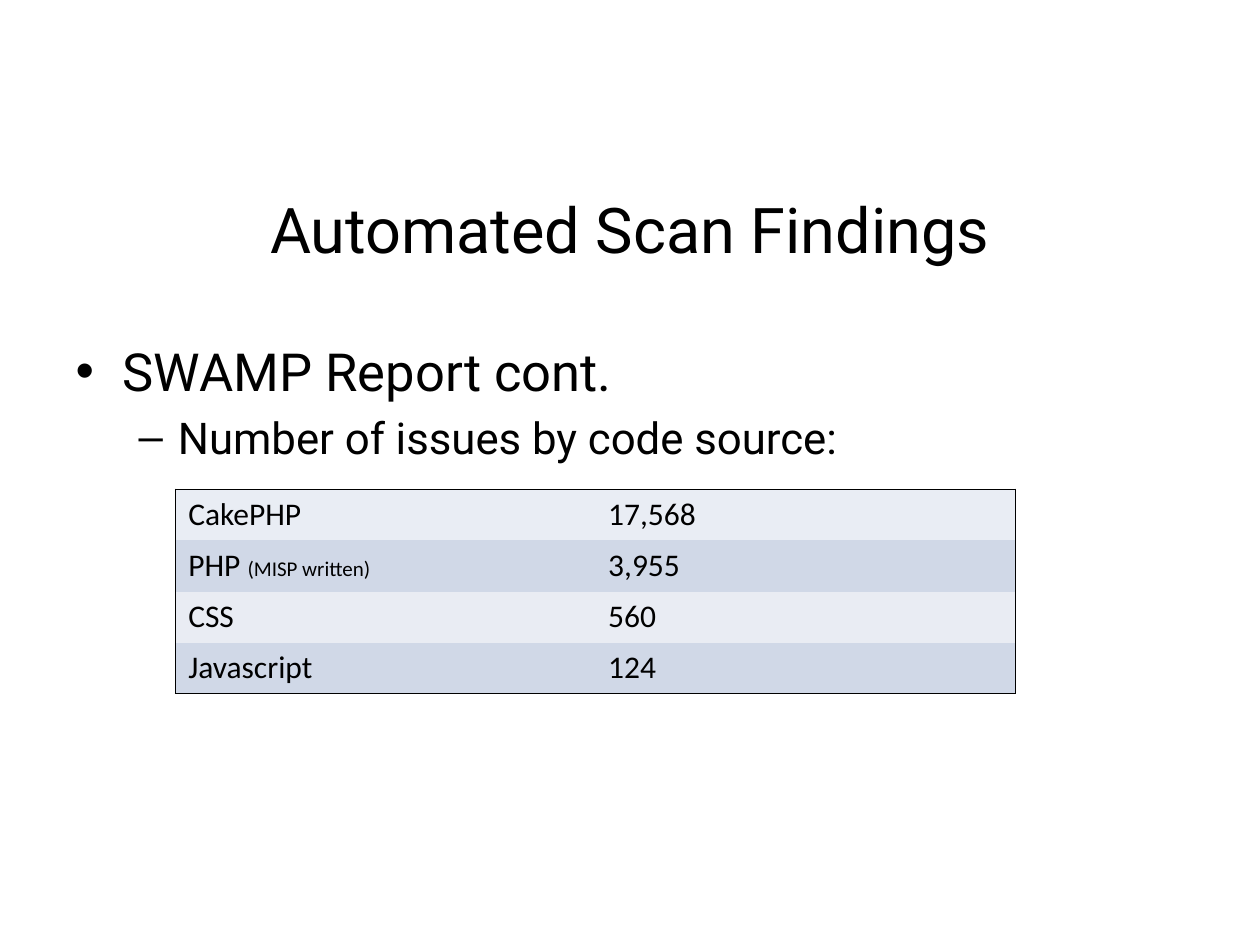
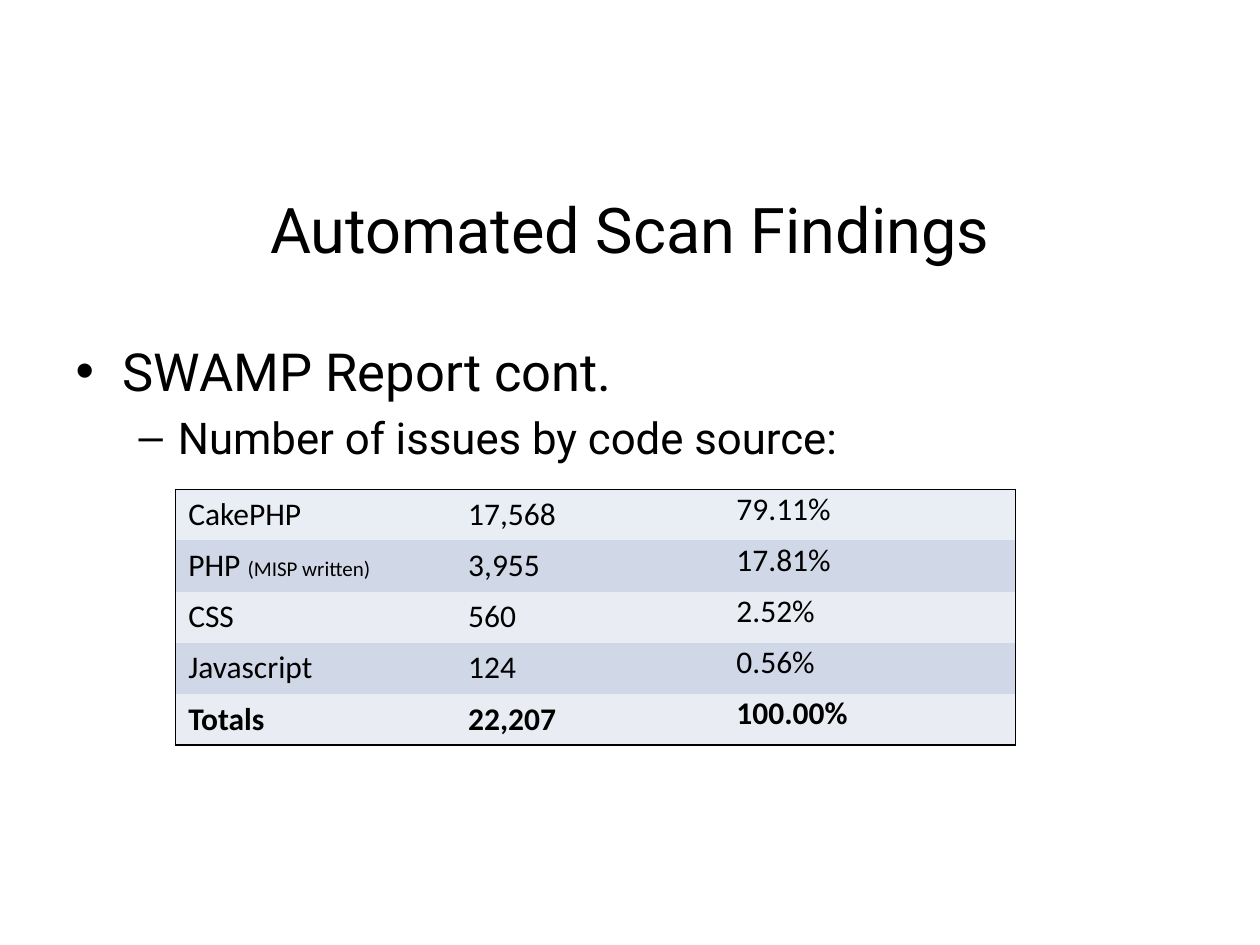
Before and after one commit to team-assure/Semester-Project, a slide deck: slide 13 of Class-Presentation/MISP_Presentation.pptx. Drawn at 1260x945 pixels with LibreOffice and Linux fonts; fonts in the diff are those of the drawing; background and template pictures are left out. Boxes give left, top, right and bottom in pixels: in the first picture for what was removed or moved away, otherwise in the second. Text is boxed around its words. In the diff, an @@ line names an element or a change of style, - is before the commit and + after.

Commit message:
Edited the presentation and my slides a little
Issues my email address in the images for misp. Added a total row in the issues side.

```diff
--- a/Class-Presentation/MISP_Presentation.pptx
+++ b/Class-Presentation/MISP_Presentation.pptx
@@ table at [175, 489, 1014, 745] @@
-CakePHP | 17,568
-PHP (MISP written) | 3,955
-CSS | 560
-Javascript | 124
+CakePHP | 17,568 | 79.11%
+PHP (MISP written) | 3,955 | 17.81%
+CSS | 560 | 2.52%
+Javascript | 124 | 0.56%
+Totals | 22,207 | 100.00%
```
Also in this commit, not shown: 5 other slides changed, 1 other file.
